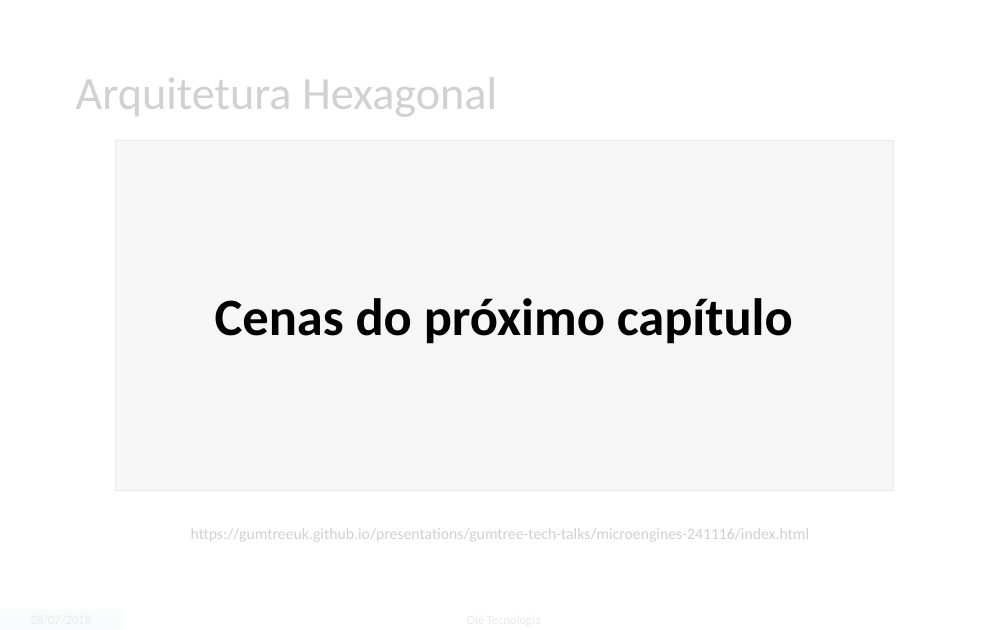
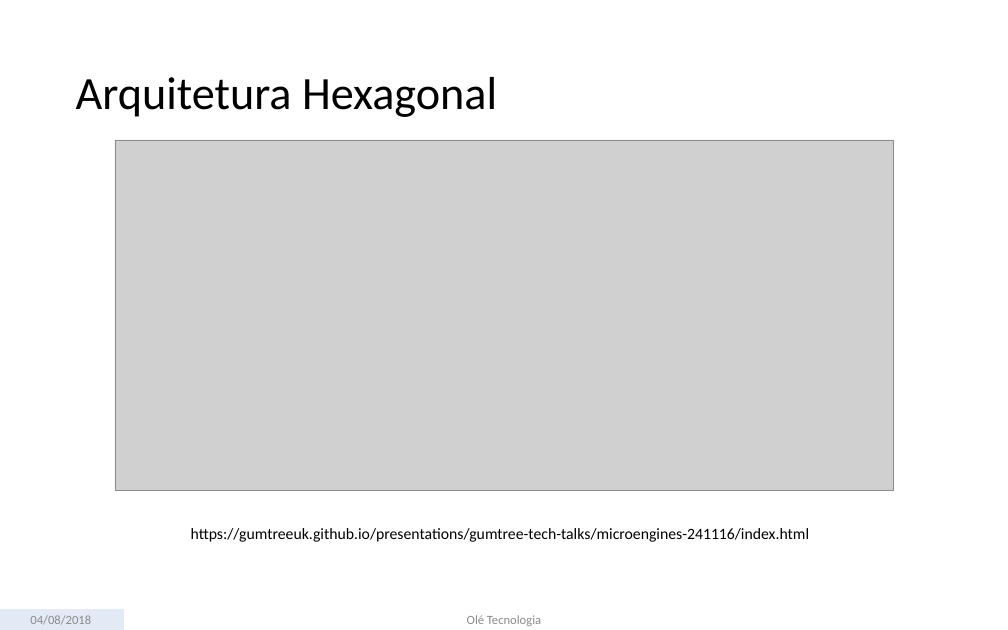
Before and after one commit to matheusneder/misc, a slide deck: slide 39 of palestras/ppt/nocoes-netcore-docker-ddd-e-boas-praticas-programacao.pptx (slide 37 before the commit). Drawn at 1008x630 pixels with LibreOffice and Linux fonts; fonts in the diff are those of the drawing; grey boxes stand for pictures. Boxes give left, top, right and bottom in pixels: in the first picture for what was removed or moved away, otherwise in the second. Text is boxed around its words. In the diff, an @@ line names an element or a change of style, - is before the commit and + after.

```diff
--- a/palestras/ppt/nocoes-netcore-docker-ddd-e-boas-praticas-programacao.pptx
+++ b/palestras/ppt/nocoes-netcore-docker-ddd-e-boas-praticas-programacao.pptx
@@ rectangle removed at (0, 0, 1008, 630) @@
-Cenas do próximo capítulo
@@ text added at (30, 615, 91, 625), 14.4 pt, text #8C8C8C @@
+04/08/2018
@@ text added at (467, 615, 541, 626), 14.4 pt, text #8C8C8C @@
+Olé Tecnologia
```
Also in this commit, not shown: 12 slides added.
